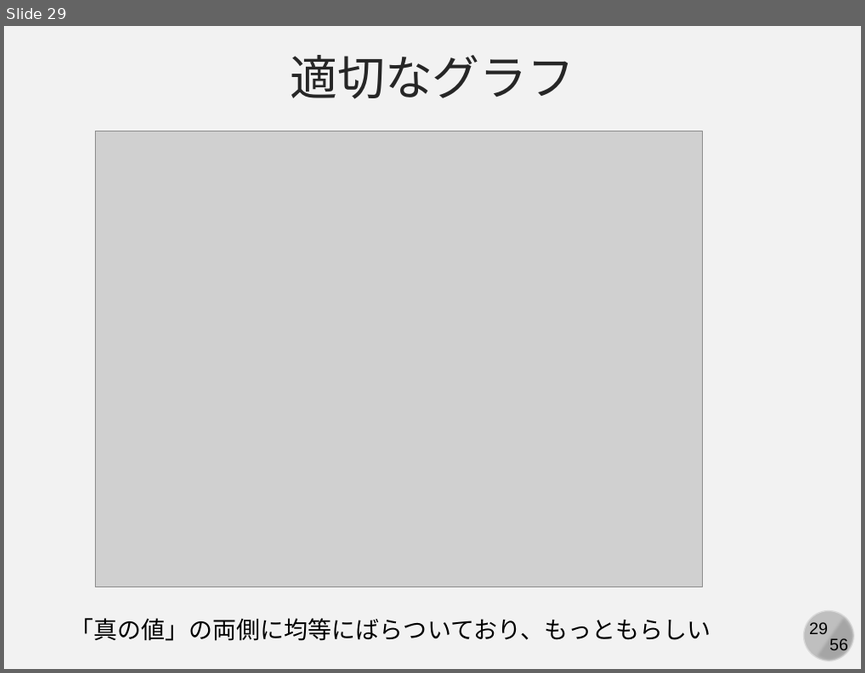
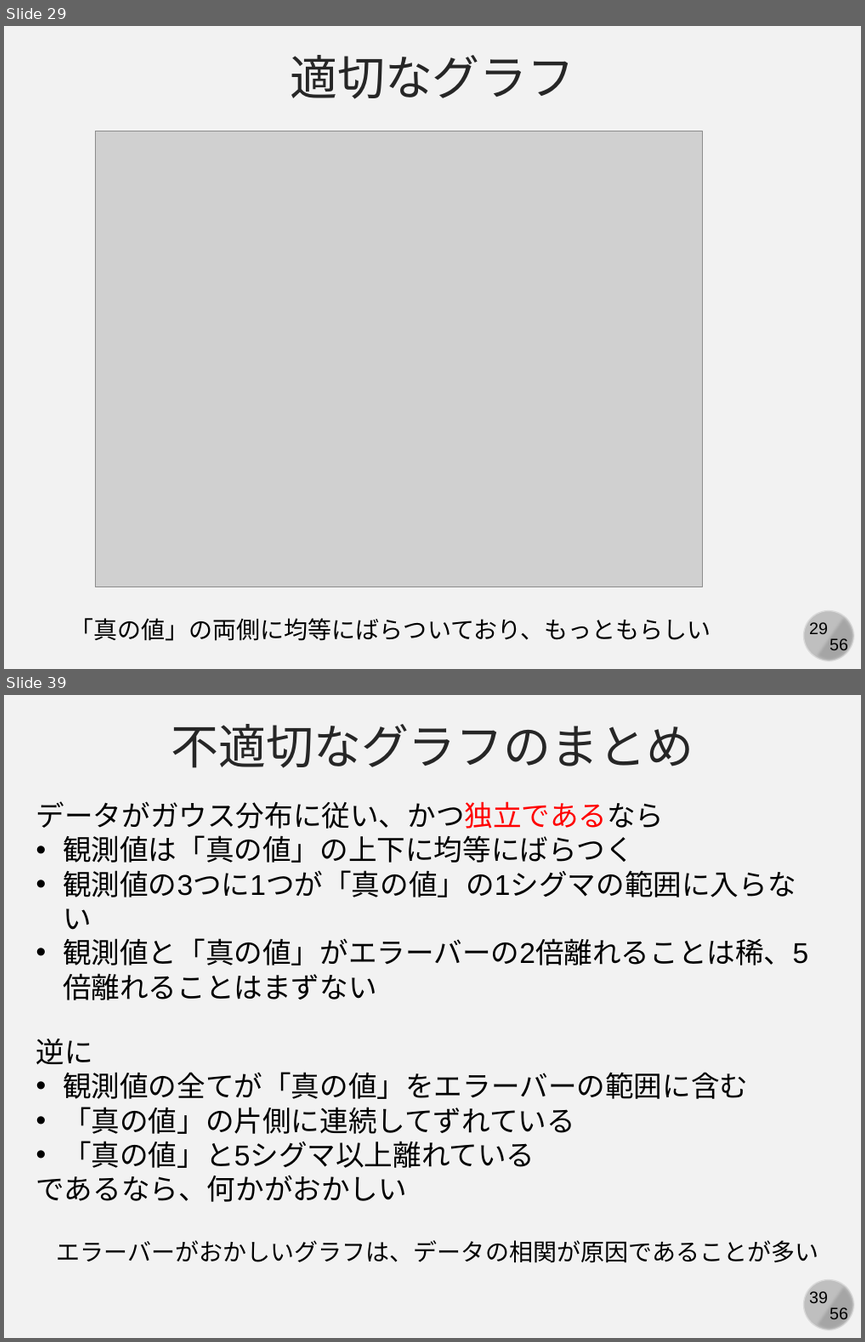
Before and after one commit to kaityo256/simulation_engineering, a slide deck: 03_mc_advanced/simulation03.pptx. Shown one above the other, each under a label of ours: slide 29 before the commit, slides 29 and 39 after it; the slides between them are not shown. The pictures are 865x673 and 865x1342 pixels, drawn with LibreOffice and Linux fonts; fonts in the diff are those of the drawing; grey boxes stand for pictures. Boxes give left, top, right and bottom in pixels: in the first picture for what was removed or moved away, otherwise in the second. Text is boxed around its words. In the diff, an @@ line names an element or a change of style, - is before the commit and + after.

```diff
--- a/03_mc_advanced/simulation03.pptx
+++ b/03_mc_advanced/simulation03.pptx
@@ slide 39 added at [4, 695, 861, 1338], background #F2F2F2; not listed: 4 template elements that a slide beside it also shows @@
@@ text added at [171, 724, 693, 768], 40 pt, text #262626 @@
+不適切なグラフのまとめ
@@ text added at [36, 801, 808, 965], 24 pt, text #000000 @@
+データがガウス分布に従い、かつ独立であるなら
+• 観測値は「真の値」の上下に均等にばらつく
+• 観測値の3つに1つが「真の値」の1シグマの範囲に入らない
+• 観測値と「真の値」がエラーバーの2倍離れることは稀、5倍離れることはまずない
@@ text added at [36, 1038, 748, 1202], 24 pt, text #000000 @@
+逆に
+• 観測値の全てが「真の値」をエラーバーの範囲に含む
+• 「真の値」の片側に連続してずれている
+• 「真の値」と5シグマ以上離れている
+であるなら、何かがおかしい
@@ text added at [56, 1240, 818, 1263], 20 pt, text #000000 @@
+エラーバーがおかしいグラフは、データの相関が原因であることが多い
```
Also in this commit, not shown: 1 slide changed, 9 other slides added, 15 other files.
